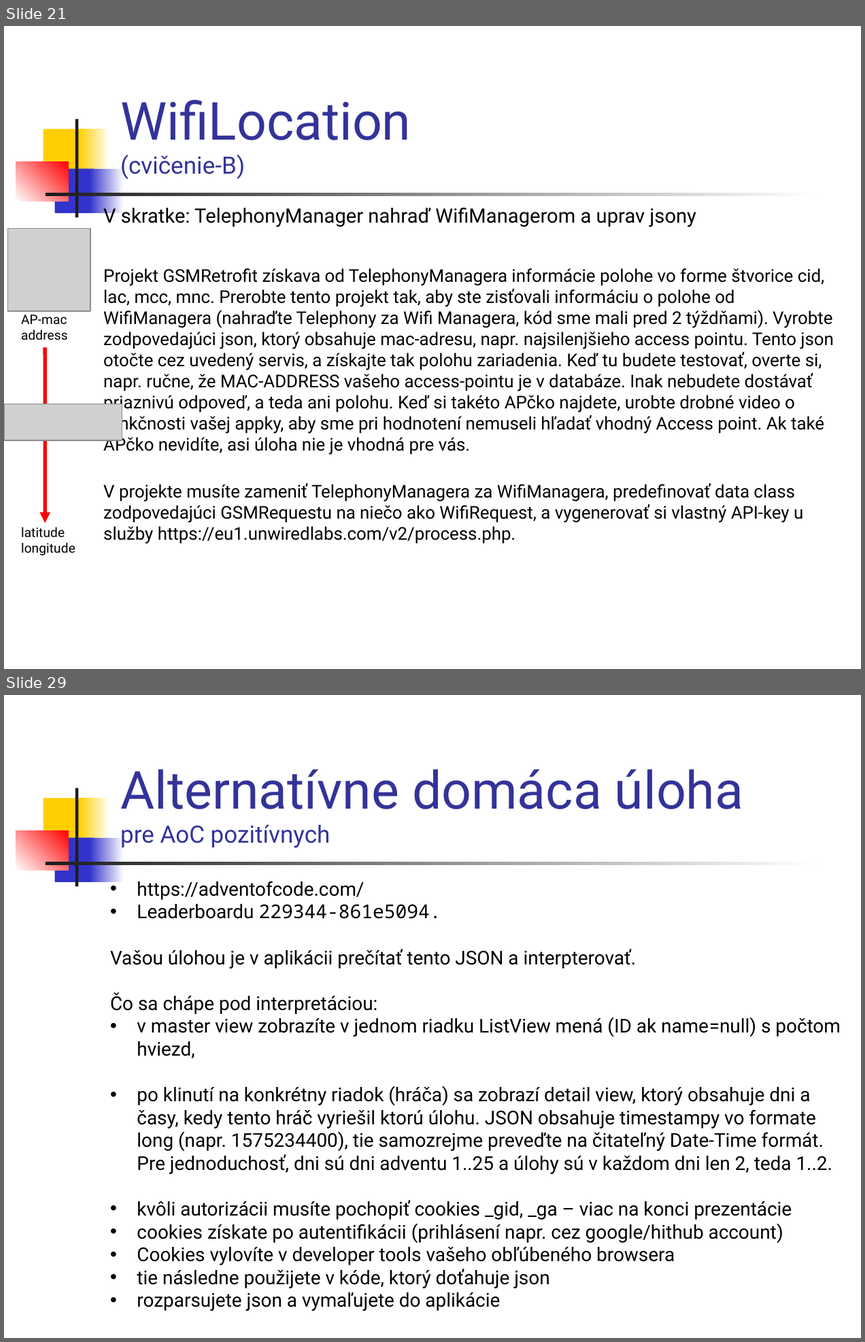
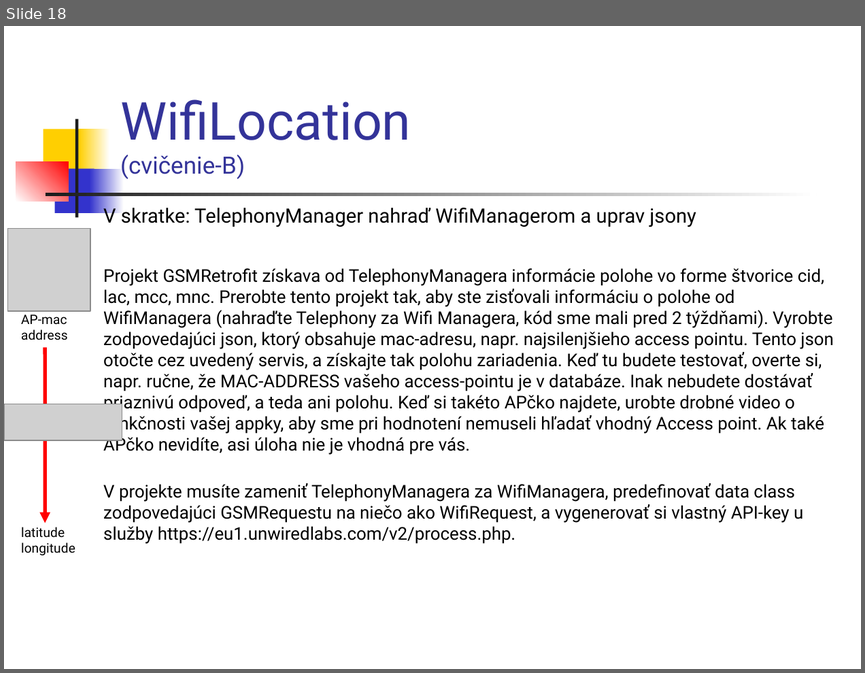
Before and after one commit to vmandro/Prednasky, a slide deck: 11/11_Android.ppt. Shown one above the other, each under a label of ours: slides 21 and 29 before the commit, slide 18 after it; the slides between them are not shown. The pictures are 865x1342 and 865x673 pixels, drawn with LibreOffice and Linux fonts; fonts in the diff are those of the drawing; grey boxes stand for pictures. Boxes give left, top, right and bottom in pixels: in the first picture for what was removed or moved away, otherwise in the second. Text is boxed around its words. In the diff, an @@ line names an element or a change of style, - is before the commit and + after.

```diff
--- a/11/11_Android.ppt
+++ b/11/11_Android.ppt
@@ slide 29 removed at bbox=[4, 695, 861, 1338], background #FFFFFF; not listed: 7 template elements that a slide beside it also shows @@
@@ title removed at bbox=[120, 769, 743, 848] @@
-Alternatívne domáca úloha
-pre AoC pozitívnych
@@ text removed at bbox=[110, 881, 840, 1310] @@
-• https://adventofcode.com/
-• Leaderboardu 229344-861e5094.
-Vašou úlohou je v aplikácii prečítať tento JSON a interpterovať.
-Čo sa chápe pod interpretáciou:
-• v master view zobrazíte v jednom riadku ListView mená (ID ak name=null) s počtom hviezd,
-• po klinutí na konkrétny riadok (hráča) sa zobrazí detail view, ktorý obsahuje dni a časy, kedy tento hráč vyriešil ktorú úlohu. JSON obsahuje timestampy vo formate long (napr. 1575234400), tie samozrejme preveďte na čitateľný Date-Time formát. Pre jednoduchosť, dni sú dni adventu 1..25 a úlohy sú v každom dni len 2, teda 1..2.
-• kvôli autorizácii musíte pochopiť cookies _gid, _ga – viac na konci prezentácie
-• cookies získate po autentifikácii (prihlásení napr. cez google/hithub account)
-• Cookies vylovíte v developer tools vašeho obľúbeného browsera
-• tie následne použijete v kóde, ktorý doťahuje json
-• rozparsujete json a vymaľujete do aplikácie
@@ what was slide 21 is now slide 18 @@
```
Also in this commit, not shown: 10 slides changed, 34 other slides removed, 2 other files.
